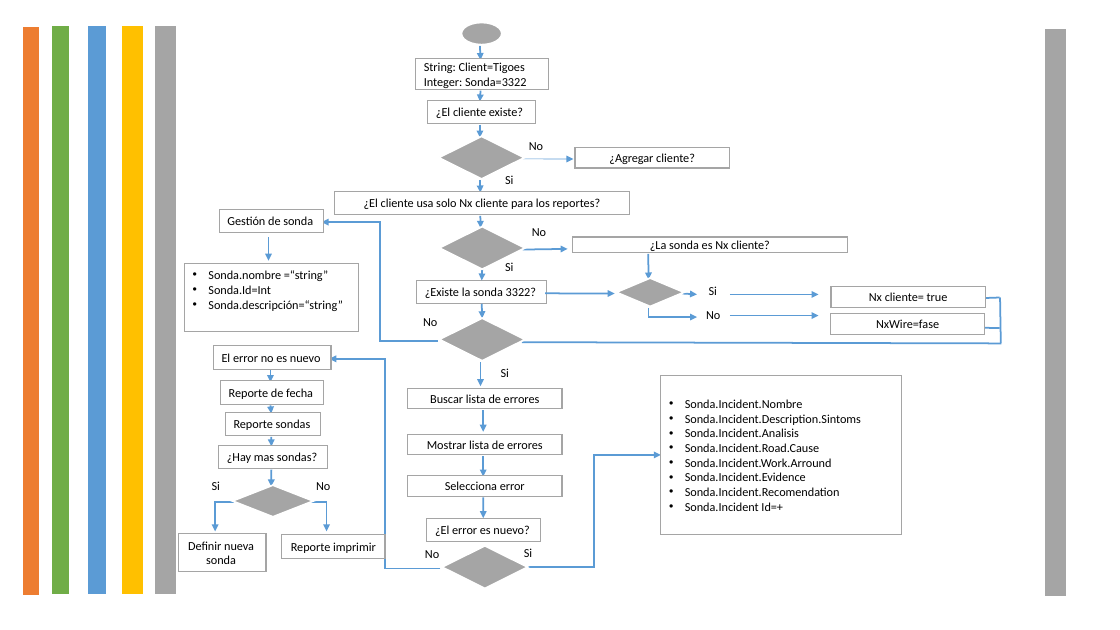
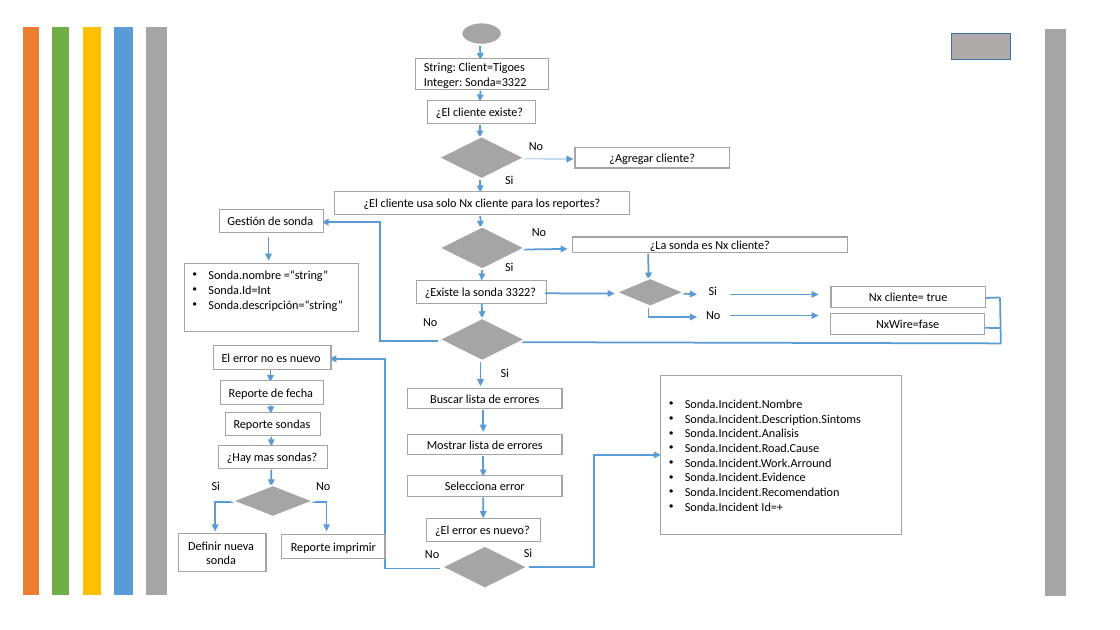
Before and after one commit to juande007/generadorDeReporte, a slide deck: slide 4 of Documentación/Documentation.pptx. Drawn at 1120x630 pixels with LibreOffice and Linux fonts; fonts in the diff are those of the drawing. Boxes give left, top, right and bottom in pixels: in the first picture for what was removed or moved away, otherwise in the second. Text is boxed around its words. In the diff, an @@ line names an element or a change of style, - is before the commit and + after.

```diff
--- a/Documentación/Documentation.pptx
+++ b/Documentación/Documentation.pptx
@@ rectangle: place and size @@
-rectangle at (121, 25, 144, 594)
+rectangle at (82, 26, 103, 595)
@@ rectangle: place and size @@
-rectangle at (87, 25, 107, 594)
+rectangle at (113, 26, 134, 595)
@@ rectangle: place and size @@
-rectangle at (155, 25, 177, 594)
+rectangle at (145, 26, 167, 595)
@@ action button blank added at (951, 34, 1011, 60), fill #AFABAB, outline #43739E 1 pt @@
```
Also in this commit, not shown: 6 other slides changed, 6 slides added, 1 slide removed, 9 other files.
